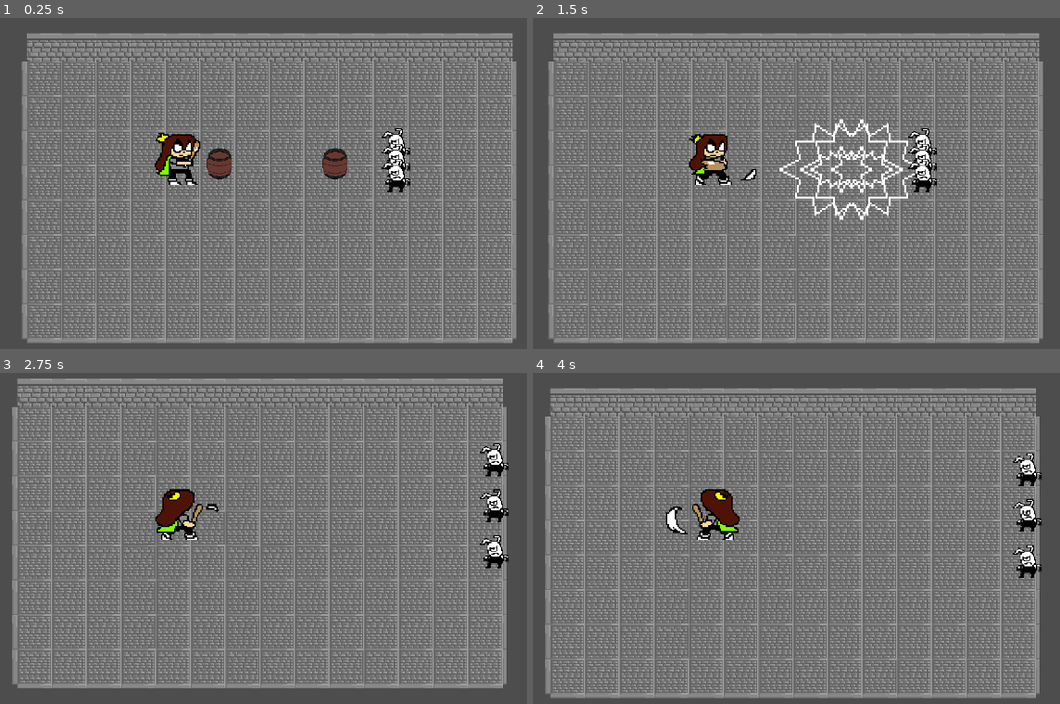
Above: before the commit, frames 1-4 (two rows, left to right).
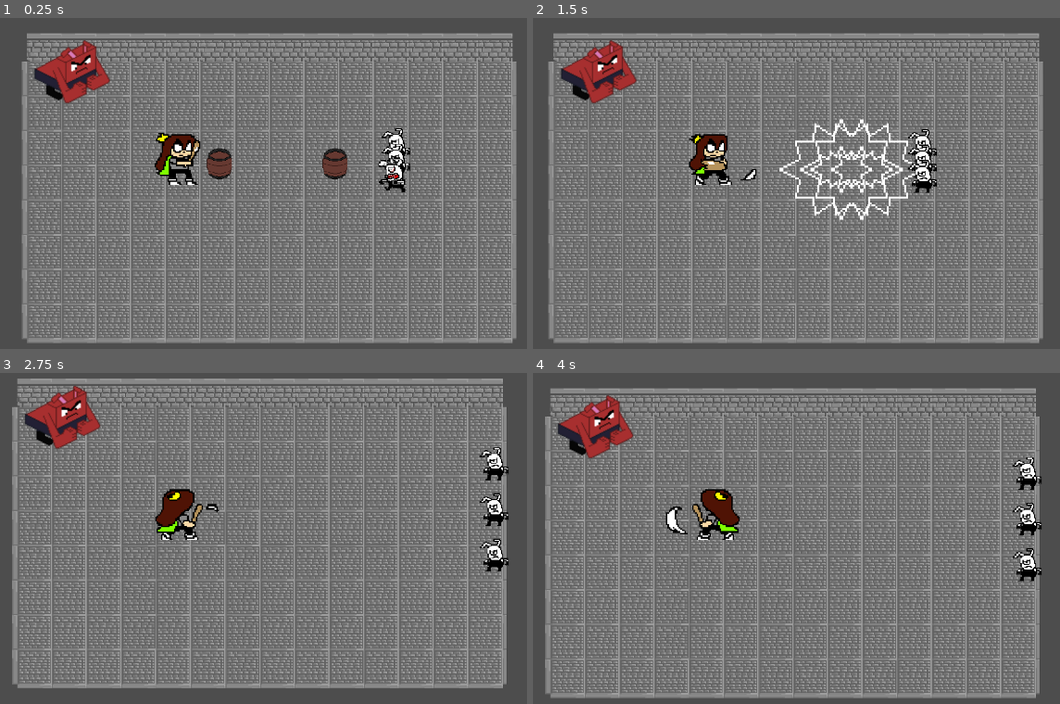
Above: after the commit, the same moments.

Repository: Megameca04/Proyecto_Cuki
Game: Godot game, scene res://Pruebas.tscn
Same seed, same stepped clock (60 frames per second), same inputs: the game is played once before the commit and once after it.
Inputs:
- Up to frame 1 (0.25 s): no input
- Up to frame 2 (1.5 s): hold Right (ui_right) 0.53-1.28 s; hold Z (Atacar) 0.53-1.28 s; hold Down (ui_down) from 1.28 s (still down); tap X (Dash) at 1.35 s
- Up to frame 3 (2.75 s): release Down (ui_down) at 2.03 s; hold Right (ui_right) from 2.03 s (still down); hold Z (Atacar) from 2.03 s (still down)
- Up to frame 4 (4 s): release Right (ui_right) at 2.78 s; release Z (Atacar) at 2.78 s; hold Up (ui_up) 2.78-3.53 s; tap X (Dash) at 2.85 s; hold Left (ui_left) from 3.53 s (still down); hold Z (Atacar) from 3.53 s (still down)

The runs differ from the first frame. In frame 1, 1.9% of the frame differs, in the area x 6-78%, y 6-53%; in frame 2, 2.0%; in frame 3, 2.4%; in frame 4, 2.5%, in the area x 4-97%, y 6-64%.

Commit message:
Blonk detecting and moving towards Cuki

Diff:
--- a/Cuki-Clash of the Kuins/Entidades/Rabion.tscn
+++ b/Cuki-Clash of the Kuins/Entidades/Rabion.tscn
@@ -84,6 +84,7 @@
 texture = ExtResource("2")
 hframes = 3
 vframes = 2
+frame = 1
 
 [node name="CollisionShape2D" type="CollisionShape2D" parent="."]
 shape = SubResource("6")
--- /dev/null
+++ b/Cuki-Clash of the Kuins/Entidades/blonk.tscn
@@ -0,0 +1,82 @@
+[gd_scene load_steps=11 format=3 uid="uid://gg8rb8xhhwk5"]
+
+[ext_resource type="Script" path="res://Scripts/Blonk.gd" id="1_dscac"]
+[ext_resource type="Texture2D" uid="uid://uulcfvlwm8yg" path="res://Sprites/Enemigos/Blonk.png" id="1_vuri7"]
+[ext_resource type="PackedScene" uid="uid://fyyh6totk12a" path="res://Objetos/Salud.tscn" id="2_58cjs"]
+[ext_resource type="PackedScene" uid="uid://dljqaqas8it2e" path="res://Objetos/CukiHealthbar.tscn" id="3_f8wit"]
+
+[sub_resource type="CircleShape2D" id="CircleShape2D_ycrju"]
+radius = 8.0
+
+[sub_resource type="CircleShape2D" id="CircleShape2D_r1kvj"]
+radius = 139.014
+
+[sub_resource type="CircleShape2D" id="CircleShape2D_m80cn"]
+radius = 9.0
+
+[sub_resource type="StyleBoxFlat" id="StyleBoxFlat_al1jy"]
+bg_color = Color(0, 0.27451, 0.0823529, 1)
+border_width_left = 1
+border_width_top = 1
+border_width_right = 1
+border_width_bottom = 1
+border_color = Color(1.38376e-07, 0.215617, 0.0876136, 1)
+
+[sub_resource type="StyleBoxFlat" id="StyleBoxFlat_lkb8y"]
+bg_color = Color(0.2, 0.721569, 0, 1)
+border_width_left = 1
+border_width_top = 1
+border_width_right = 1
+border_width_bottom = 1
+border_color = Color(0.116853, 0.519997, 0, 1)
+
+[sub_resource type="Theme" id="Theme_pofoi"]
+resource_local_to_scene = true
+ProgressBar/fonts/font = null
+ProgressBar/styles/background = SubResource("StyleBoxFlat_al1jy")
+ProgressBar/styles/fill = SubResource("StyleBoxFlat_lkb8y")
+
+[node name="Blonk" type="CharacterBody2D"]
+script = ExtResource("1_dscac")
+
+[node name="Sprite2D" type="Sprite2D" parent="."]
+texture = ExtResource("1_vuri7")
+hframes = 2
+
+[node name="CollisionShape2D" type="CollisionShape2D" parent="."]
+position = Vector2(8, 8)
+shape = SubResource("CircleShape2D_ycrju")
+
+[node name="AnimationPlayer" type="AnimationPlayer" parent="."]
+
+[node name="VisionField" type="Area2D" parent="."]
+collision_layer = 2
+
+[node name="CollisionShape2D" type="CollisionShape2D" parent="VisionField"]
+shape = SubResource("CircleShape2D_r1kvj")
+
+[node name="Hitbox" type="Area2D" parent="."]
+position = Vector2(8, 8)
+collision_layer = 2
+
+[node name="CollisionShape2D" type="CollisionShape2D" parent="Hitbox"]
+scale = Vector2(3.96166, 4.46522)
+shape = SubResource("CircleShape2D_m80cn")
+
+[node name="Salud" parent="." instance=ExtResource("2_58cjs")]
+max_amount = 5
+
+[node name="ProgressBar" parent="." instance=ExtResource("3_f8wit")]
+visible = false
+offset_left = -16.0
+offset_top = -40.0
+offset_right = 24.0
+offset_bottom = -32.0
+theme = SubResource("Theme_pofoi")
+
+[node name="Pause_attack_timer" type="Timer" parent="."]
+
+[node name="Hide_timer" type="Timer" parent="."]
+
+[connection signal="body_entered" from="VisionField" to="." method="_on_vision_field_body_entered"]
+[connection signal="body_exited" from="VisionField" to="." method="_on_vision_field_body_exited"]
--- a/Cuki-Clash of the Kuins/Pruebas.tscn
+++ b/Cuki-Clash of the Kuins/Pruebas.tscn
@@ -1,9 +1,10 @@
-[gd_scene load_steps=7 format=3 uid="uid://daogrpxml5bd8"]
+[gd_scene load_steps=8 format=3 uid="uid://daogrpxml5bd8"]
 
 [ext_resource type="PackedScene" uid="uid://c1bw1m1tr8gem" path="res://Entidades/Cuki.tscn" id="1"]
 [ext_resource type="Texture2D" uid="uid://yfaphak8gtm2" path="res://Sprites/Tilesets/Calabozo/Tileset Calabozo.png" id="3_c7ptk"]
 [ext_resource type="PackedScene" uid="uid://cty4jbpf7flme" path="res://Entidades/Barril_b.tscn" id="3_l2s6e"]
 [ext_resource type="PackedScene" uid="uid://b6wi067d3baqe" path="res://Entidades/Rabion.tscn" id="4_t0wj2"]
+[ext_resource type="PackedScene" uid="uid://gg8rb8xhhwk5" path="res://Entidades/blonk.tscn" id="5_w6h26"]
 
 [sub_resource type="TileSetAtlasSource" id="TileSetAtlasSource_eg486"]
 texture = ExtResource("3_c7ptk")
@@ -72,3 +73,6 @@
 
 [node name="Rabion3" parent="." instance=ExtResource("4_t0wj2")]
 position = Vector2(384, 128)
+
+[node name="Blonk" parent="." instance=ExtResource("5_w6h26")]
+position = Vector2(40, 0)
--- /dev/null
+++ b/Cuki-Clash of the Kuins/Scripts/Blonk.gd
@@ -0,0 +1,45 @@
+extends CharacterBody2D
+
+var Cuki = null
+var movement = Vector2()
+@onready var health = $Salud
+@onready var health_bar = $ProgressBar
+@onready var hide_timer = $Hide_timer
+@onready var pause_attack_timer = $Pause_attack_timer
+@export var blonkSpeed = 50
+@export var attackSpeed = 20
+
+func _ready():
+	health.connect("changed",Callable(health_bar,"set_value"))
+	health.connect("max_changed",Callable(health_bar,"set_max"))
+	health.connect("depleted",Callable(self,"defeat"))
+	health.initialize()
+
+
+func _process(delta):
+	pass
+
+func _physics_process(delta):
+	blonkMovement()
+
+func blonkMovement():
+	movement = Vector2.ZERO
+	if Cuki != null:
+		movement = position.direction_to(Cuki.position)
+	else:
+		movement = Vector2.ZERO
+	set_velocity(movement * blonkSpeed)
+	move_and_slide()
+	movement = velocity
+
+func defeat():
+	self.queue_free()
+
+func _on_vision_field_body_entered(body):
+	if body != self:
+		if body.get_name() == "Cuki":
+			Cuki = body
+
+func _on_vision_field_body_exited(body):
+	if body.get_name() == "Cuki":
+		Cuki = null
Not shown: 2 places in Cuki-Clash of the Kuins/Entidades/Cuki.tscn that only renumber resources
Not shown: 4 places in Cuki-Clash of the Kuins/Entidades/Rabion.tscn that only renumber resources
